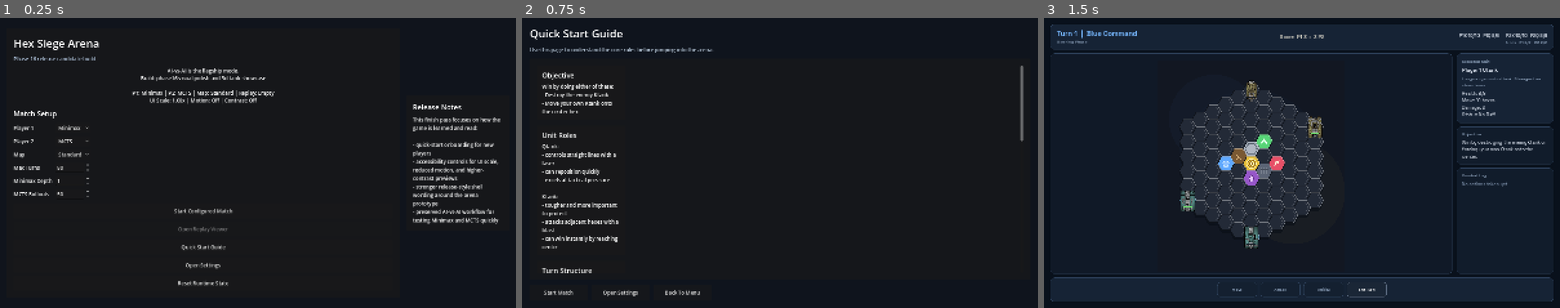
Above: before the commit, frames 1-3 (left to right).
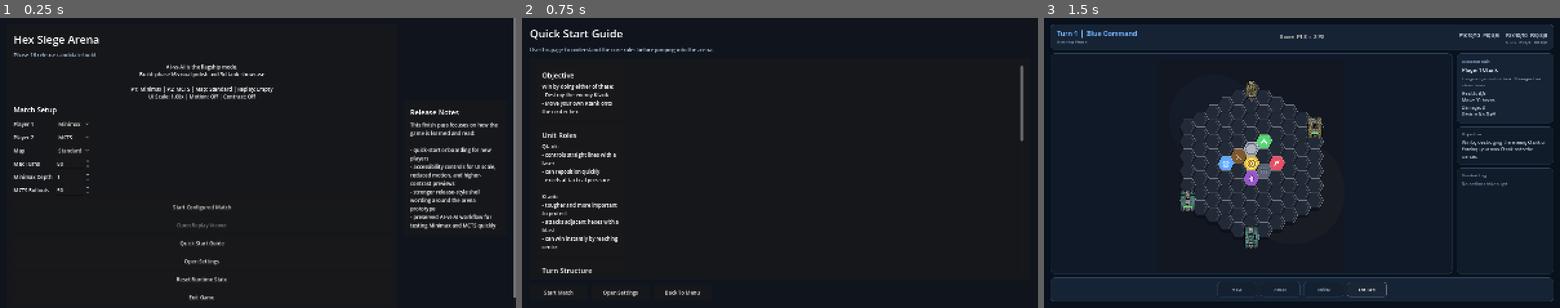
Above: after the commit, the same moments.

Repository: Arvi-Saleque/Hex-Siege-Arena
Game: Godot game, scene res://scenes/boot/boot.tscn
The game is run twice, just before and just after one commit, with the same random seed, the same clock (stepped at 60 frames per second) and the same inputs. Sound files missing from this copy of the repository are replaced by a short silence.
Inputs:
- Up to frame 1 (0.25 s): no input
- Up to frame 2 (0.75 s): click "Quick Start Guide" at 0.5 s
- Up to frame 3 (1.5 s): click "Start Match" at 1.25 s

The runs differ from the first frame. In frame 1, 8.3% of the frame differs, in the area x 2-100%, y 0-98%; in frame 2, nothing differs; in frame 3, nothing differs.

Commit message:
ui: add visible exit actions

Diff:
--- a/scripts/ui/main_menu.gd
+++ b/scripts/ui/main_menu.gd
@@ -148,6 +148,7 @@
 	button_column.add_child(_make_button("Quick Start Guide", _on_open_help_pressed))
 	button_column.add_child(_make_button("Open Settings", _on_open_settings_pressed))
 	button_column.add_child(_make_button("Reset Runtime State", _on_reset_state_pressed))
+	button_column.add_child(_make_button("Exit Game", _on_exit_game_pressed))
 
 	var side_panel := PanelContainer.new()
 	side_panel.custom_minimum_size = Vector2(320, 0)
@@ -296,3 +297,7 @@
 	AppState.reset_runtime_state()
 	_apply_config_to_controls()
 	_refresh_summary()
+
+
+func _on_exit_game_pressed() -> void:
+	get_tree().quit()
--- a/scripts/ui/match_root.gd
+++ b/scripts/ui/match_root.gd
@@ -329,6 +329,12 @@
 	_wire_button_audio(back_button, true)
 	debug_controls_bottom.add_child(back_button)
 
+	var quit_button := _make_action_button("Quit", COLOR_P2.darkened(0.18))
+	quit_button.custom_minimum_size = Vector2(82, 40)
+	quit_button.pressed.connect(_on_quit_pressed)
+	_wire_button_audio(quit_button, true)
+	debug_controls_bottom.add_child(quit_button)
+
 	_mini_board_holder = Control.new()
 	_mini_board_holder.custom_minimum_size = Vector2(120, 120)
 	_mini_board_holder.size_flags_horizontal = Control.SIZE_SHRINK_CENTER
@@ -945,6 +951,11 @@
 func _on_back_pressed() -> void:
 	_disable_autoplay()
 	get_tree().change_scene_to_file(MENU_SCENE)
+
+
+func _on_quit_pressed() -> void:
+	_disable_autoplay()
+	get_tree().quit()
 
 
 func _on_board_holder_resized() -> void:
Not shown, changed: update.md
